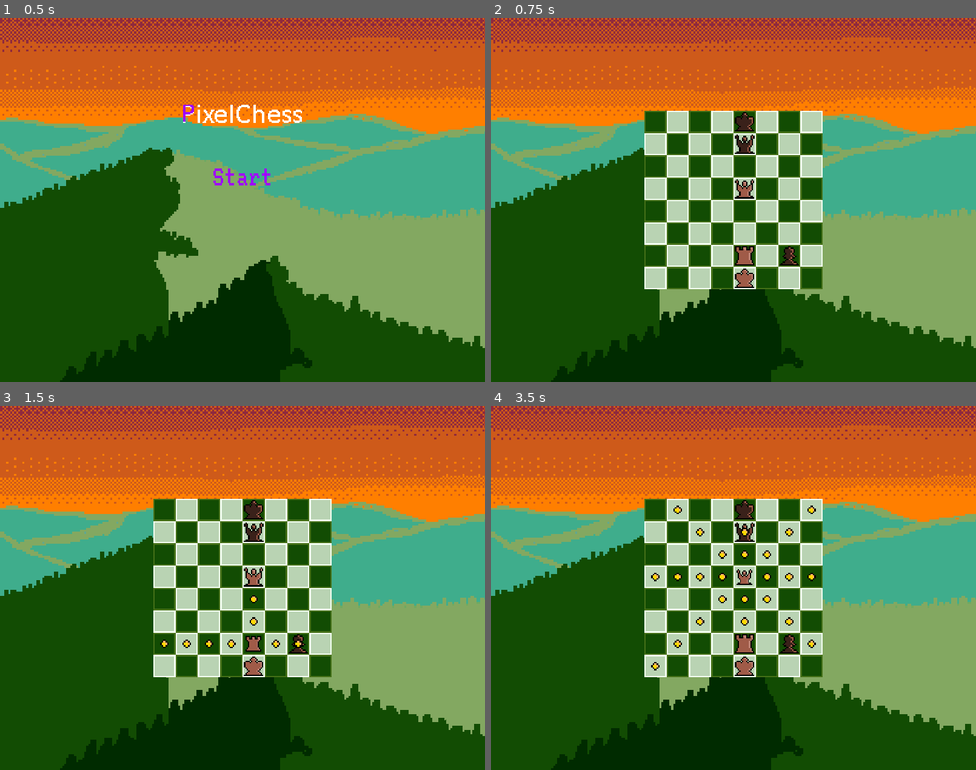
Above: before the commit, frames 1-4 (two rows, left to right).
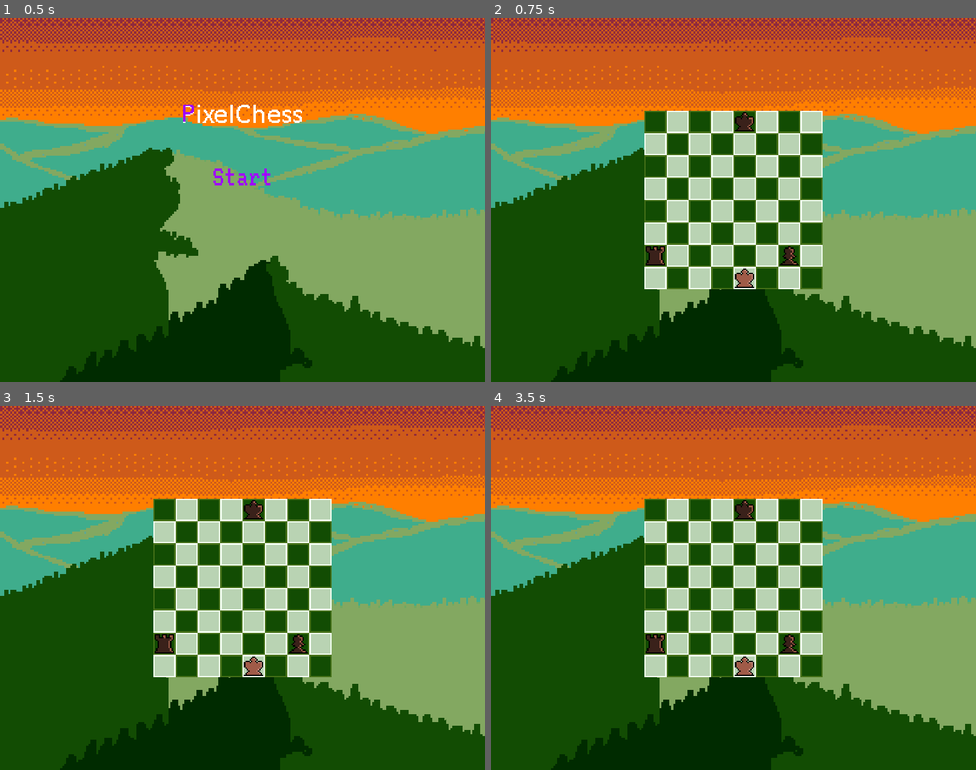
Above: after the commit, the same moments.

Repository: isaiahltupal/PixelChess
Game: Godot game, scene res://Scenes/main_menu.tscn
Two runs of this game, one before a commit and one after it. Both use one fixed random seed, a clock stepped at 60 frames per second and the inputs below.
Inputs (mouse positions are in pixels of both pictures, inside the frame that each line leads up to):
- Up to frame 1 (0.5 s): no input
- Up to frame 2 (0.75 s): click (733, 178) at 0.5 s
- Up to frame 3 (1.5 s): tap Enter at 1.25 s; move the mouse to (252, 642) at 1.27 s; press the mouse at (252, 642) at 1.28 s
- Up to frame 4 (3.5 s): move the mouse to (743, 533) at 2.02 s; release the mouse at (743, 533) at 2.03 s; click (743, 533) at 2.1 s; tap Space at 2.75 s; move the mouse to (743, 577) at 2.77 s; press the mouse at (743, 577) at 2.78 s

Frame 1 is identical in both runs. In frame 2, 0.6% of the frame differs, in the area x 31-55%, y 32-68%; in frame 3, 0.8%; in frame 4, 1.2%, in the area x 31-67%, y 27-73%.

Commit message:
added pawn promotion

Diff:
--- a/Scenes/game.gd
+++ b/Scenes/game.gd
@@ -58,6 +58,9 @@
 	if self.PIECES_ON_BOARD.has(NextMapPosition):
 		self.captureEvent(NextMapPosition)
 
+	self.PIECES_ON_BOARD[NextMapPosition] = self.PIECES_ON_BOARD[PreviousMapPosition]
+	self.PIECES_ON_BOARD.erase(PreviousMapPosition)
+
 	#check if pawn promotion
 	if PieceEvoked.piecetype == Enums.TILEPIECE.PAWN:
 		var tite = ChessUtils.isPawnPromotion(PieceEvoked)
@@ -66,13 +69,10 @@
 			add_child(self.pawnPromotionScene)
 			self.pawnPromotionScene.connect("chosen_promotion",promotePawn)
 			return
-			#function ends here and gets re-evoked once a pawn is promoted
-
-	#check if piece was a pawn and it was an en passant capture
+
 	self.changePlayer()
-	self.PIECES_ON_BOARD[NextMapPosition] = self.PIECES_ON_BOARD[PreviousMapPosition]
-	self.PIECES_ON_BOARD.erase(PreviousMapPosition)
-		#check if there is a check
+
+	#check if there is a check
 	if ChessUtils.isTeamChecked(self,self.PlayerTurn):
 		king_is_Checked.emit(self.PlayerTurn)
 		if ChessUtils.isTeamCheckMate(self,self.PlayerTurn):
@@ -138,13 +138,10 @@
 
 func test():
 
-	addPiece(Enums.TILETEAM.WHITE,Enums.TILEPIECE.ROOK,Vector2i(4,6))
-	addPiece(Enums.TILETEAM.BLACK,Enums.TILEPIECE.QUEEN,Vector2i(4,1))
-	addPiece(Enums.TILETEAM.WHITE,Enums.TILEPIECE.QUEEN,Vector2i(4,3))
-
 	#king
 	addPiece(Enums.TILETEAM.WHITE,Enums.TILEPIECE.KING,Vector2i(4,7))
 	addPiece(Enums.TILETEAM.BLACK,Enums.TILEPIECE.KING,Vector2i(4,0))
+	addPiece(Enums.TILETEAM.BLACK,Enums.TILEPIECE.ROOK,Vector2i(0,6))
 	addPiece(Enums.TILETEAM.BLACK,Enums.TILEPIECE.PAWN,Vector2i(6,6))
 #virtual pieces to check other game states when determining if the check is a checkmate
 
@@ -205,12 +202,18 @@
 
 func promotePawn(tilepiece:Enums.TILEPIECE,evokedPawn:pawn)->void:
 	var mapPosition = evokedPawn.MapPosition
+	self.PIECES_ON_BOARD[mapPosition].free()
 	self.PIECES_ON_BOARD.erase(mapPosition)
+
+	remove_child(self.pawnPromotionScene)
+
 	addPiece(self.PlayerTurn,tilepiece,mapPosition)
+
+	self.changePlayer()
+
 	if ChessUtils.isTeamChecked(self,self.PlayerTurn):
 		king_is_Checked.emit(self.PlayerTurn)
 		if ChessUtils.isTeamCheckMate(self,self.PlayerTurn):
 			checkMateEvent()
 	else:
 		king_is_notChecked.emit(self.PlayerTurn)
-		self.pawnPromotionScene.queue_free()
